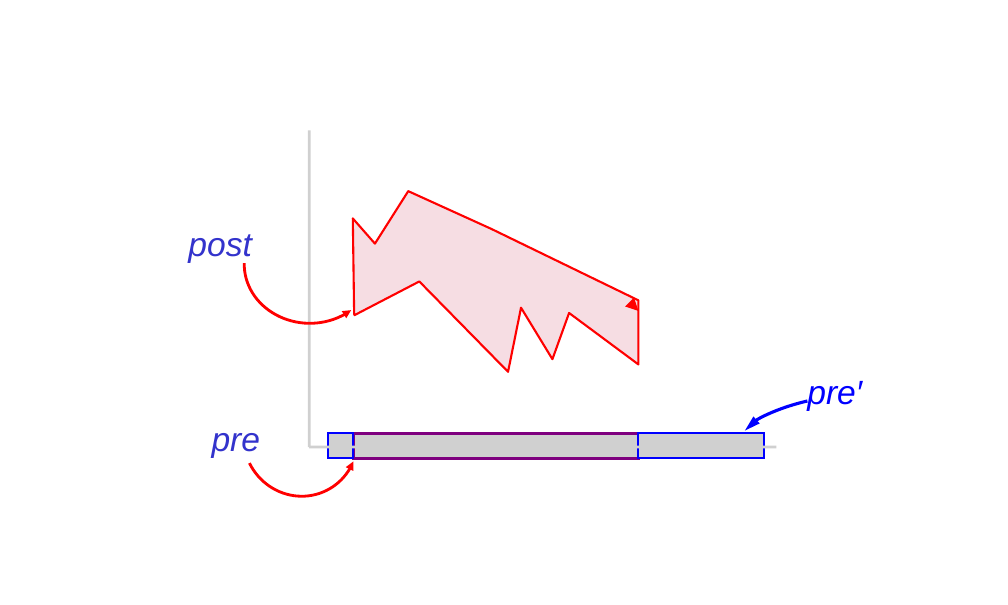
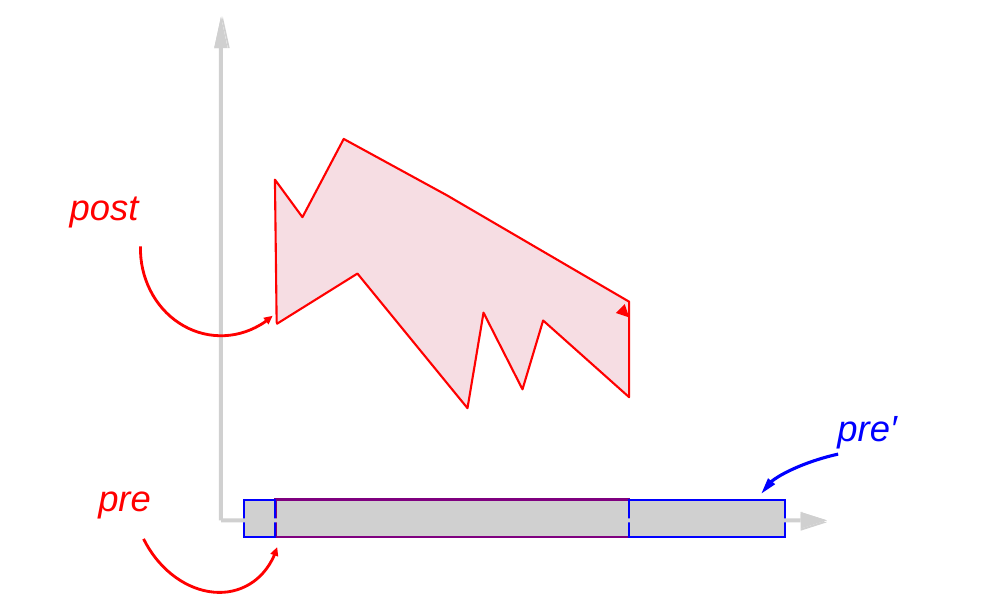
Before and after one commit to kiniry/Mobius, a slide deck: slide 19 of src/escjava/trunk/ESCTools/slides/CAV2007Tutorial/new-diagrams.ppt (slide 18 before the commit). Drawn at 1008x605 pixels with LibreOffice and Linux fonts; fonts in the diff are those of the drawing; grey boxes stand for pictures; background and template pictures are left out. Boxes give left, top, right and bottom in pixels: in the first picture for what was removed or moved away, otherwise in the second. Text is boxed around its words. In the diff, an @@ line names an element or a change of style, - is before the commit and + after.

```diff
--- a/src/escjava/trunk/ESCTools/slides/CAV2007Tutorial/new-diagrams.ppt
+++ b/src/escjava/trunk/ESCTools/slides/CAV2007Tutorial/new-diagrams.ppt
@@ picture: place and size @@
-picture at [309,446,777,449]
+picture at [215,17,230,48]
@@ picture added at [215,17,228,48] @@
@@ picture: place and size @@
-picture at [307,130,310,447]
+picture at [219,48,223,520]
@@ freeform shape: place and size @@
-freeform shape at [353,192,638,372]
+freeform shape at [275,139,629,408]
@@ text "post": place and size @@
-text "post" at [188,234,251,263]
+text "post" at [70,196,139,228]
@@ text "post" at [70,196,139,228]: size 24 to 26 pt, text colour #3333CC to #FF0000 @@
@@ freeform shape: place and size @@
-freeform shape at [243,205,376,325]
+freeform shape at [138,159,305,338]
@@ arrow moved from (638, 310) - (638, 310) to (629, 318) - (629, 318) @@
@@ freeform shape: place and size @@
-freeform shape at [223,360,377,516]
+freeform shape at [105,398,309,605]
@@ text "pre′": place and size @@
-text "pre′" at [807,381,862,411]
+text "pre′" at [837,416,896,449]
@@ text "pre′" at [837,416,896,449]: size 24 to 26 pt @@
@@ freeform shape: place and size @@
-freeform shape at [741,389,855,446]
+freeform shape at [756,439,900,516]
@@ text "pre" at [98,491,151,518]: size 24 to 26 pt, text colour #3333CC to #FF0000 @@
@@ text "pre": place and size @@
-text "pre" at [212,433,261,458]
+text "pre" at [98,491,151,518]
@@ picture: place and size @@
-picture at [328,433,353,459]
+picture at [244,499,275,536]
@@ picture: place and size @@
-picture at [353,433,638,459]
+picture at [275,499,629,536]
@@ picture: place and size @@
-picture at [638,433,764,459]
+picture at [629,499,785,536]
@@ picture: place and size @@
-picture at [354,433,639,459]
+picture at [221,518,800,522]
@@ picture added at [800,512,827,531] @@
@@ picture added at [800,512,827,528] @@
```
Also in this commit, not shown: 14 other slides changed, 3 slides added, 1 slide removed, 39 other files.
